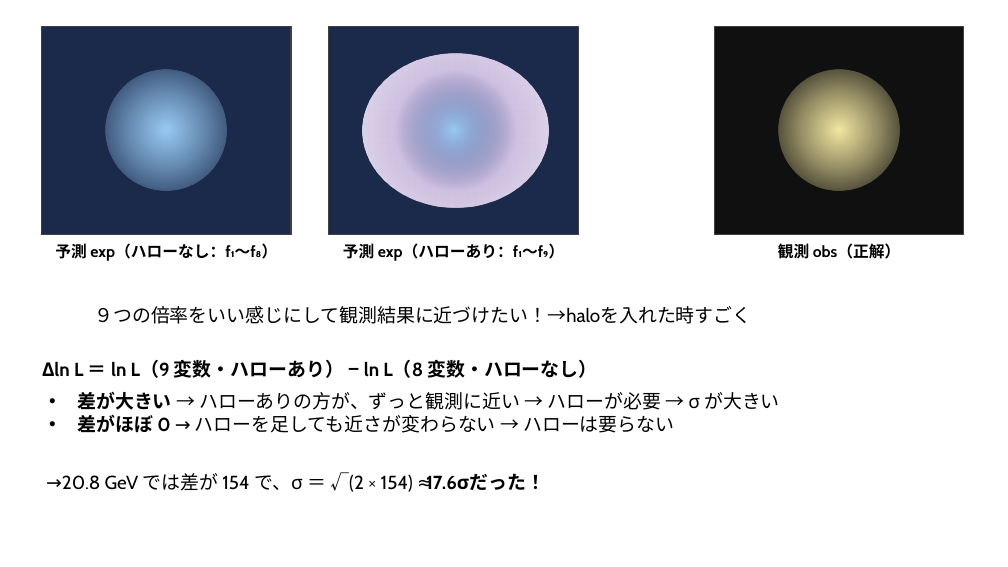
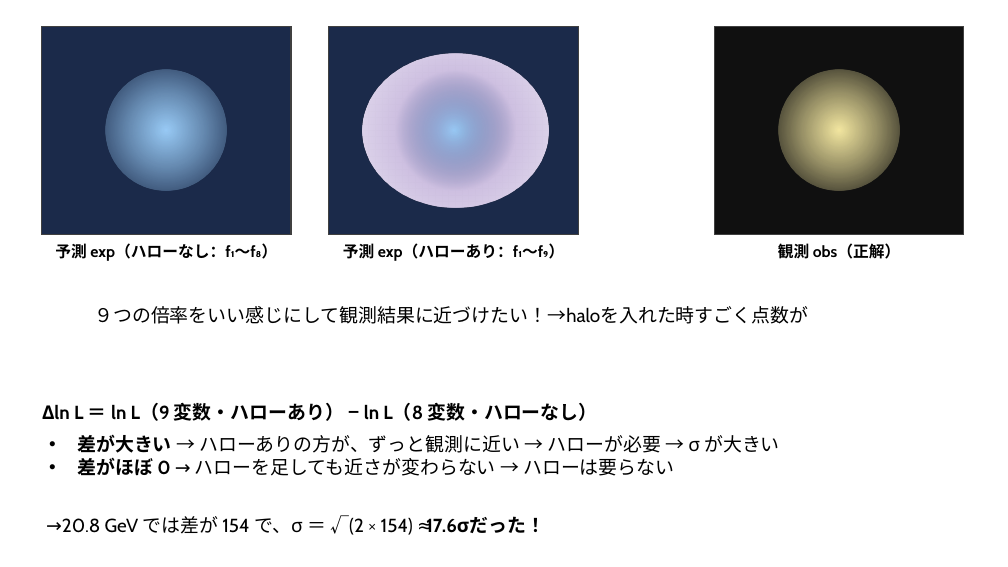
Before and after one commit to Mikann20041029/darkmatter-slides, a slide deck: slide 18 of slides/2026-10-03_研究進捗報告_claude_夕方版.pptx. Drawn at 1008x567 pixels with LibreOffice and Linux fonts; fonts in the diff are those of the drawing. Boxes give left, top, right and bottom in pixels: in the first picture for what was removed or moved away, otherwise in the second. Text is boxed around its words. In the diff, an @@ line names an element or a change of style, - is before the commit and + after.

Commit message:
slides: 本人の編集版を更新 (10-05 13:25)

```diff
--- a/slides/2026-10-03_研究進捗報告_claude_夕方版.pptx
+++ b/slides/2026-10-03_研究進捗報告_claude_夕方版.pptx
@@ text at (94, 306, 808, 324): text changed @@
-９つの倍率をいい感じにして観測結果に近づけたい！→haloを入れた時すごく
+９つの倍率をいい感じにして観測結果に近づけたい！→haloを入れた時すごく点数が
@@ 3 texts: place and size @@
-3 texts at (46, 359, 780, 492)
+3 texts at (46, 402, 780, 535)
```
